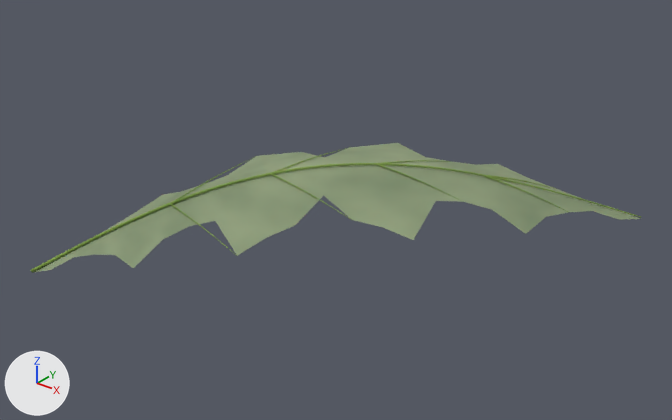
An edit to the Blender file models/items/plants/herbs/reek_leaf_9007.blend, drawn before and after from the same camera.
Rendered twice from a camera (50 mm lens) standing at (0.257, -0.317, 0.255) and looking at (-0.015, 0.023, 0.044). Every picture has the same lights, and +X, +Y and +Z are marked at lower left. The first picture is the older version.

The scene before the commit, as lines of its bpy script (objects in view):
```python
mat_grey_green = bpy.data.materials.new('grey_green')
mat_grey_green.use_nodes = True; mat_grey_green.node_tree.nodes.clear()
_N = mat_grey_green.node_tree.nodes; _L = mat_grey_green.node_tree.links
n0 = _N.new('ShaderNodeBsdfPrincipled'); n0.name = 'Principled BSDF'
n0.inputs[2].default_value = 0.8  # 'Roughness'
n0.inputs[8].default_value = 0.02  # 'Subsurface Weight'
n0.inputs[10].default_value = 0.005  # 'Subsurface Scale'
n1 = _N.new('ShaderNodeOutputMaterial'); n1.name = 'Material Output'
n2 = _N.new('ShaderNodeTexNoise'); n2.name = 'Noise Texture'
n3 = _N.new('ShaderNodeValToRGB'); n3.name = 'Color Ramp'
while len(n3.color_ramp.elements) > 1: n3.color_ramp.elements.remove(n3.color_ramp.elements[-1])
n3.color_ramp.elements[0].position = 0.0; n3.color_ramp.elements[0].color = (0.13, 0.19, 0.1, 1.0)
_e = n3.color_ramp.elements.new(1.0); _e.color = (0.36, 0.43, 0.25, 1.0)
_L.new(n0.outputs[0], n1.inputs[0])  # 'BSDF' to 'Surface'
_L.new(n2.outputs[0], n3.inputs[0])  # 'Factor' to 'Factor'
_L.new(n3.outputs[0], n0.inputs[0])  # 'Color' to 'Base Color'
me_leaf = bpy.data.meshes.new('Leaf')
me_leaf.from_pydata(...)  # 1975 vertices, 1874 faces; spans x -0.141..0.11, y -0.081..0.12, z 0.008..0.071
me_leaf.polygons.foreach_set('use_smooth', [True] * 1874)
# faces by material slot: [96, 1778]
me_leaf.materials.append(mat_grey_green)
me_leaf.materials.append(mat_vein)
ob_herb = bpy.data.objects.new('Herb', me_leaf)
ob_herb.location = (0.0, 0.0, 0.0)
```
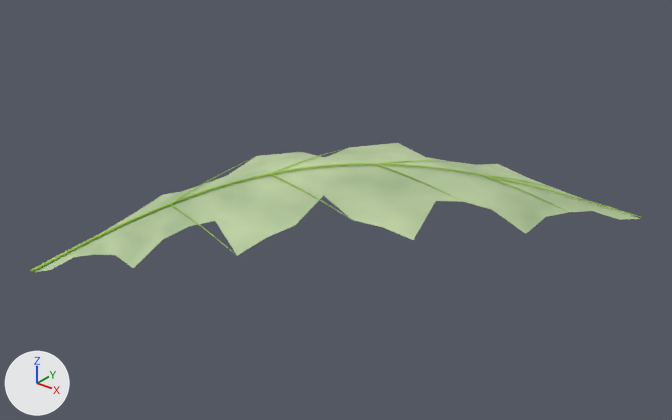
Pixel boxes (x1, y1, x2, y2) of what changed, in the pictures (672 x 420 px):
'Herb', recoloured (lighter): (31, 143, 641, 273) in both

Edits to the bpy script that builds the scene:
```text
Change mat_grey_green:
    where n3 = _N.new('ShaderNodeValToRGB'); n3.name = 'Color Ramp'
    remove n3.color_ramp.elements[0].position = 0.0; n3.color_ramp.elements[0].color = (0.13, 0.19, 0.1, 1.0)
    remove _e = n3.color_ramp.elements.new(1.0); _e.color = (0.36, 0.43, 0.25, 1.0)
    add n3.color_ramp.elements[0].position = 0.0; n3.color_ramp.elements[0].color = (0.247, 0.361, 0.19, 1.0)
    add _e = n3.color_ramp.elements.new(1.0); _e.color = (0.684, 0.817, 0.475, 1.0)
```
